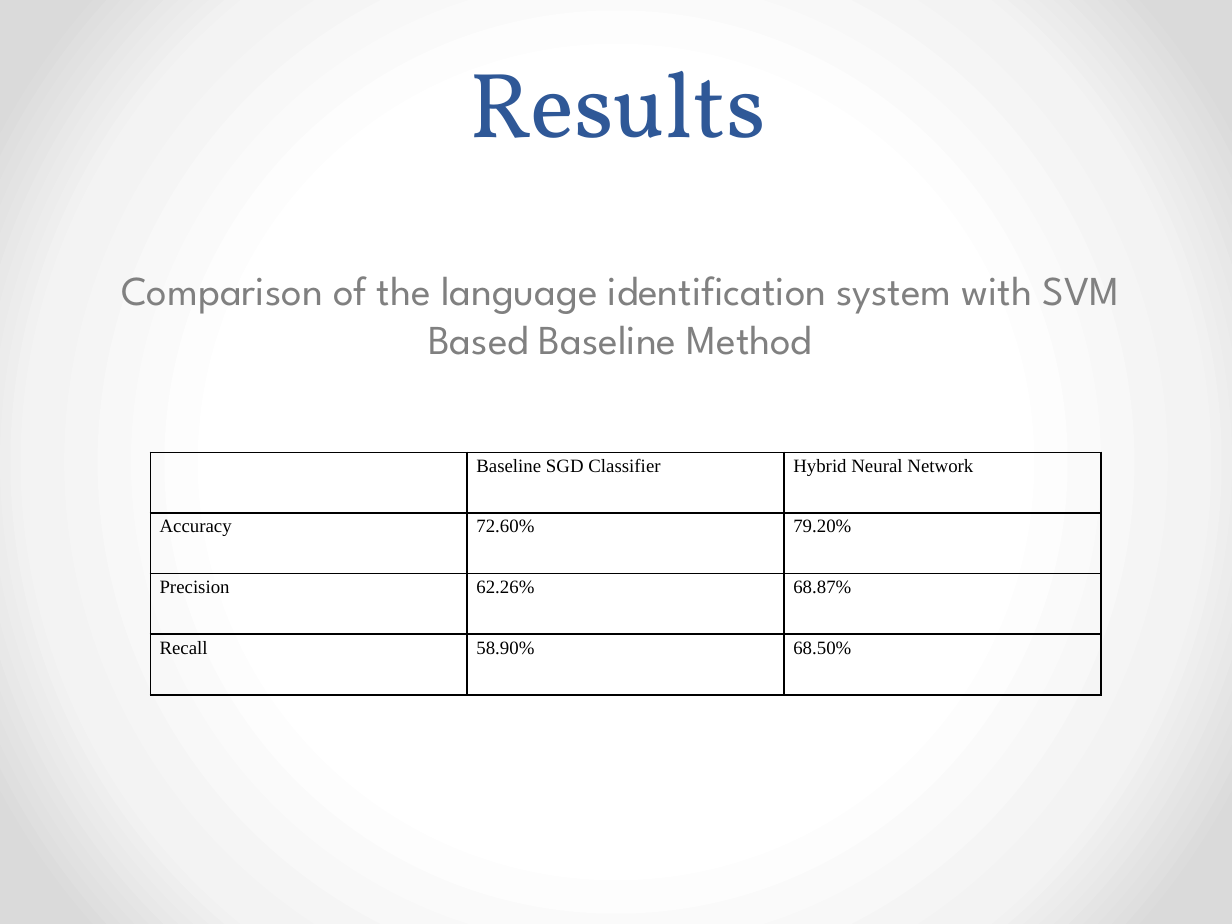
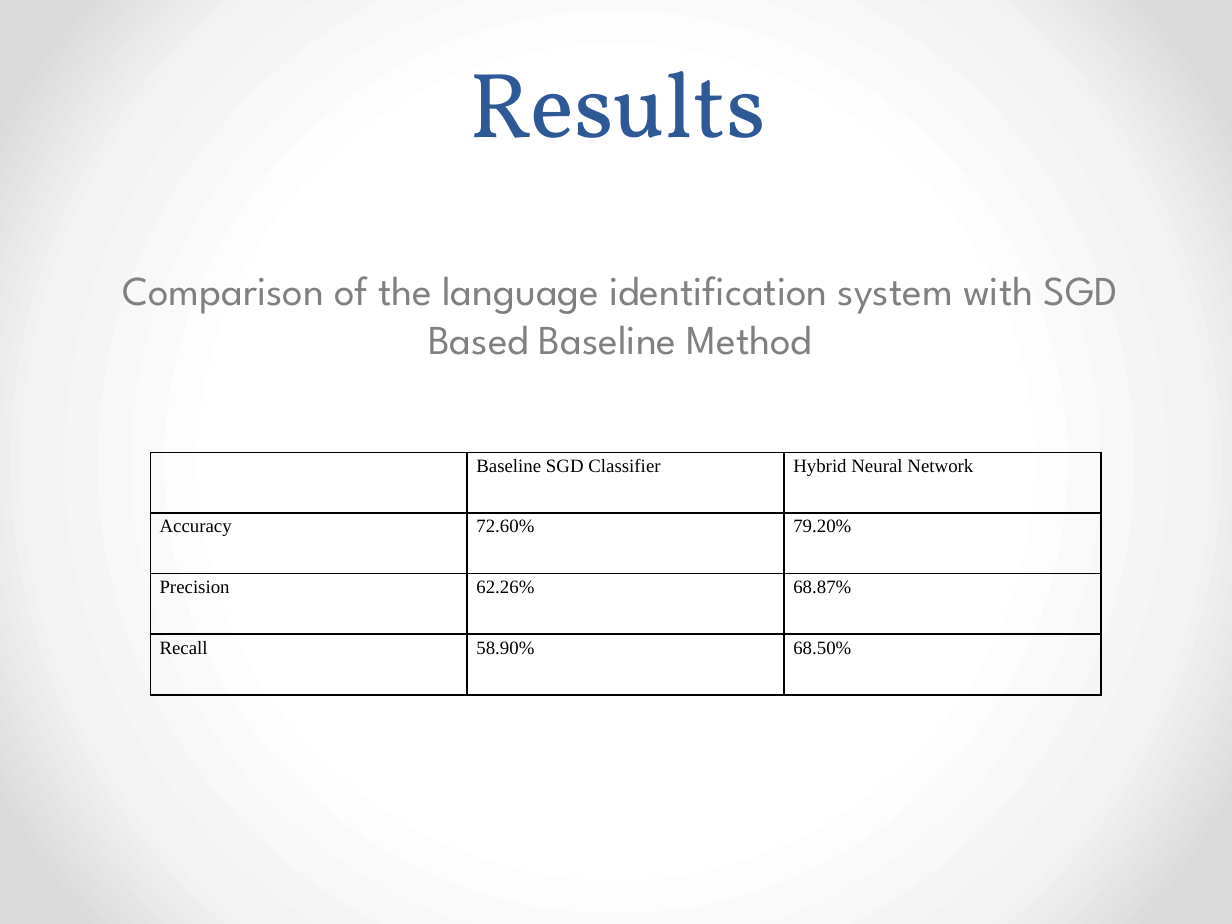
Before and after one commit to AudioExtractors/LanguageDetection, a slide deck: slide 22 of Docs/Presentation.pptx. Drawn at 1232x924 pixels with LibreOffice and Linux fonts; fonts in the diff are those of the drawing. Boxes give left, top, right and bottom in pixels: in the first picture for what was removed or moved away, otherwise in the second. Text is boxed around its words. In the diff, an @@ line names an element or a change of style, - is before the commit and + after.

Commit message:
Final PPT

```diff
--- a/Docs/Presentation.pptx
+++ b/Docs/Presentation.pptx
@@ text at bbox=[122, 276, 1118, 355]: text changed @@
-Comparison of the language identification system with SVM Based Baseline Method
+Comparison of the language identification system with SGD Based Baseline Method
```
Also in this commit, not shown: 11 other slides changed.
